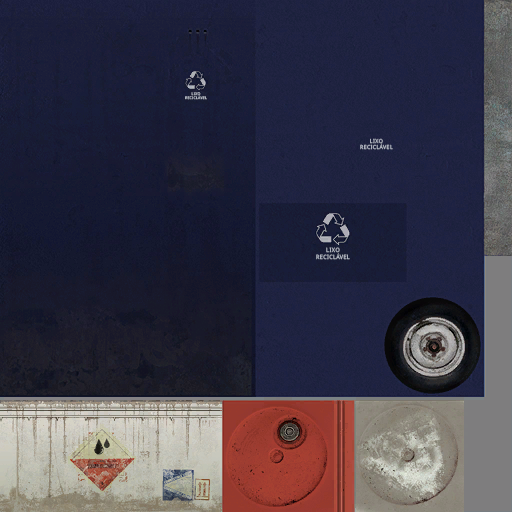
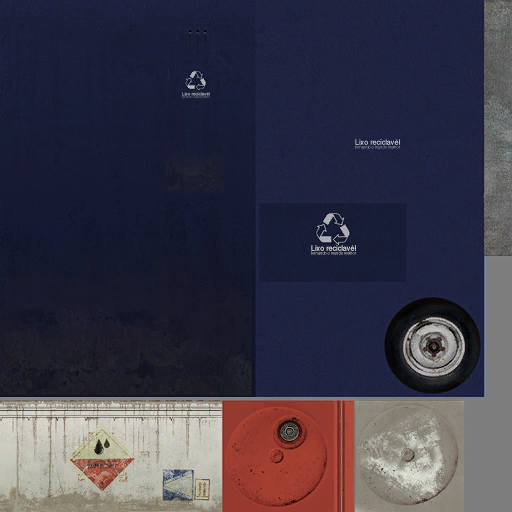
Before/after of a w=512, h=512 layered artwork. What changed in the layer stack:
removed layer "LIXO RECICLÁVEL cópia 3" over bbox(360, 138, 393, 150)
removed layer "LIXO RECICLÁVEL cópia 2" over bbox(185, 92, 207, 100)
added group "textura" with 5 layers above "Camada 0" over bbox(182, 92, 400, 260)
added layer "Lixo reciclavél 2" in group "textura" over bbox(182, 92, 210, 98)
added layer "Lixo reciclavél 1" in group "textura" over bbox(355, 139, 400, 149)
renamed "LIXO RECICLÁVEL" to "Lixo reciclavél", moved it into group "textura", painted on it over bbox(311, 245, 356, 260)
added layer "tornando o mundo melhor" in group "textura" over bbox(311, 251, 356, 255)
moved "plastic_junk001a" into group "textura" over bbox(182, 92, 400, 260)
